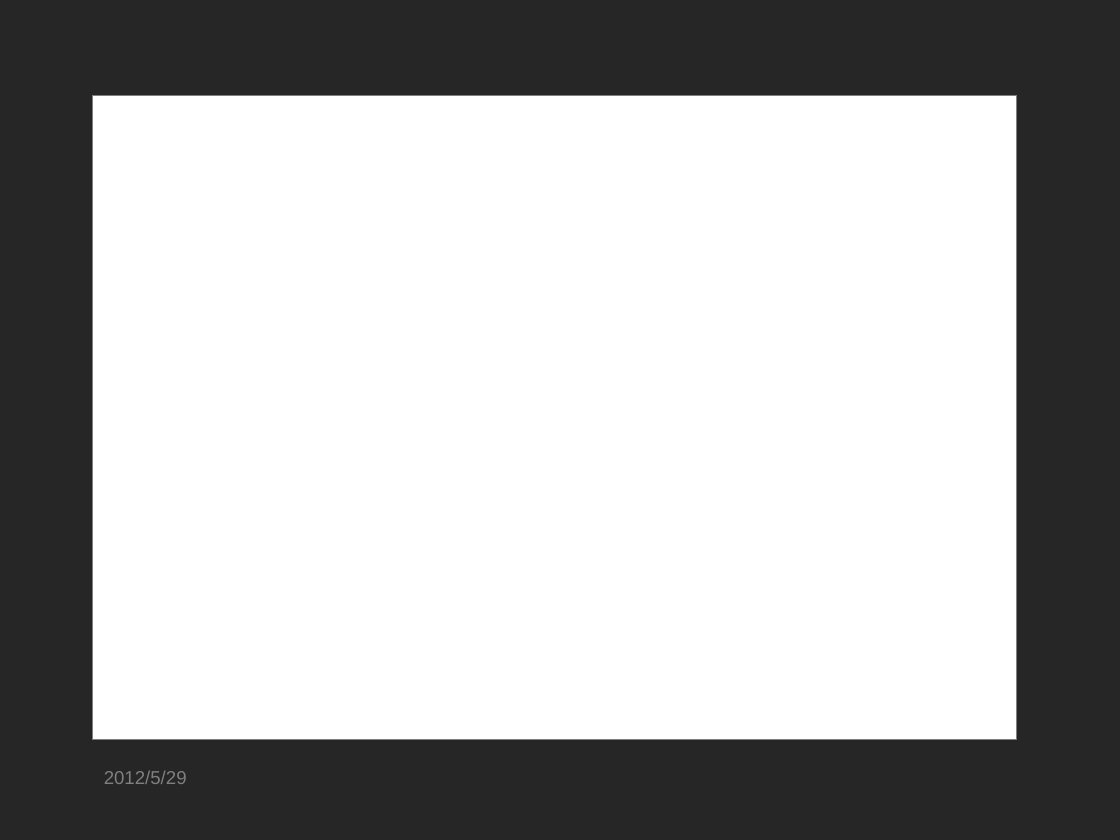
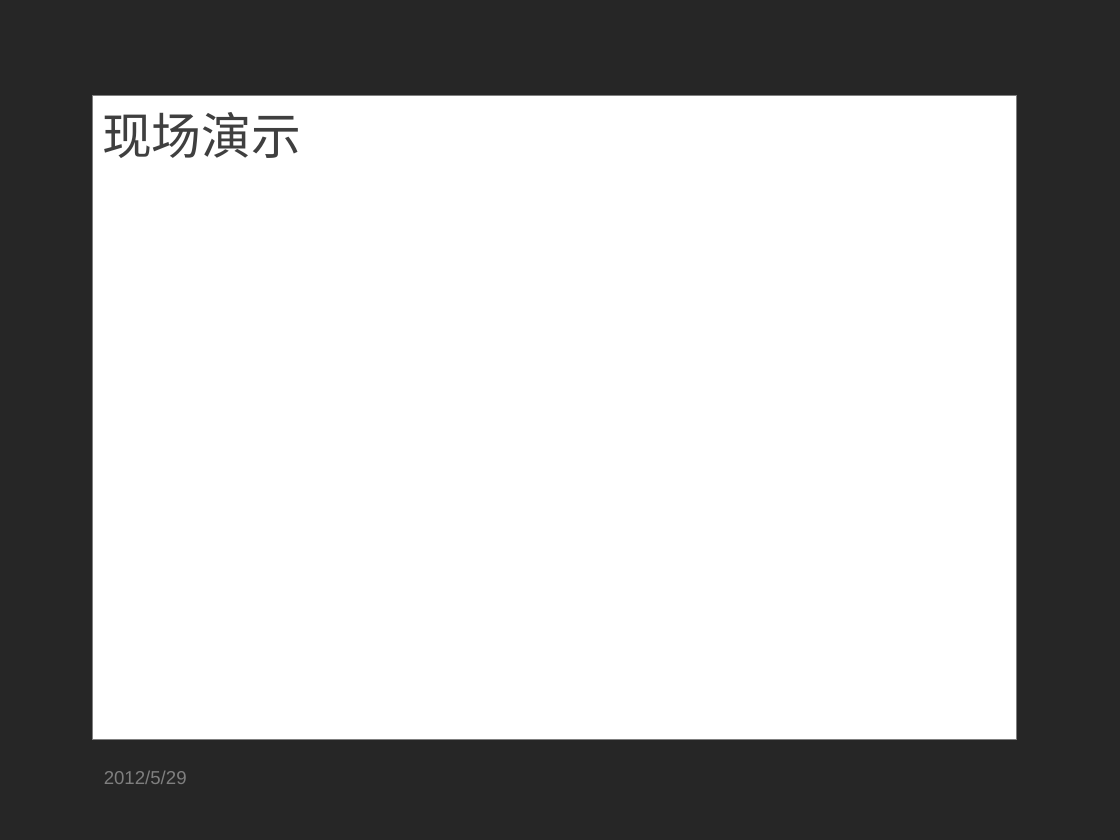
Before and after one commit to SoSkyrim/ricky-tan, a slide deck: slide 19 of work/毕业设计_答辩.pptx (slide 15 before the commit). Drawn at 1120x840 pixels with LibreOffice and Linux fonts; fonts in the diff are those of the drawing; background and template pictures are left out. Boxes give left, top, right and bottom in pixels: in the first picture for what was removed or moved away, otherwise in the second. Text is boxed around its words. In the diff, an @@ line names an element or a change of style, - is before the commit and + after.

```diff
--- a/work/毕业设计_答辩.pptx
+++ b/work/毕业设计_答辩.pptx
@@ title added at [102,112,301,158], 32 pt, text #3F3F3F @@
+现场演示
```
Also in this commit, not shown: 2 other slides changed, 4 slides added, 1 slide removed.
